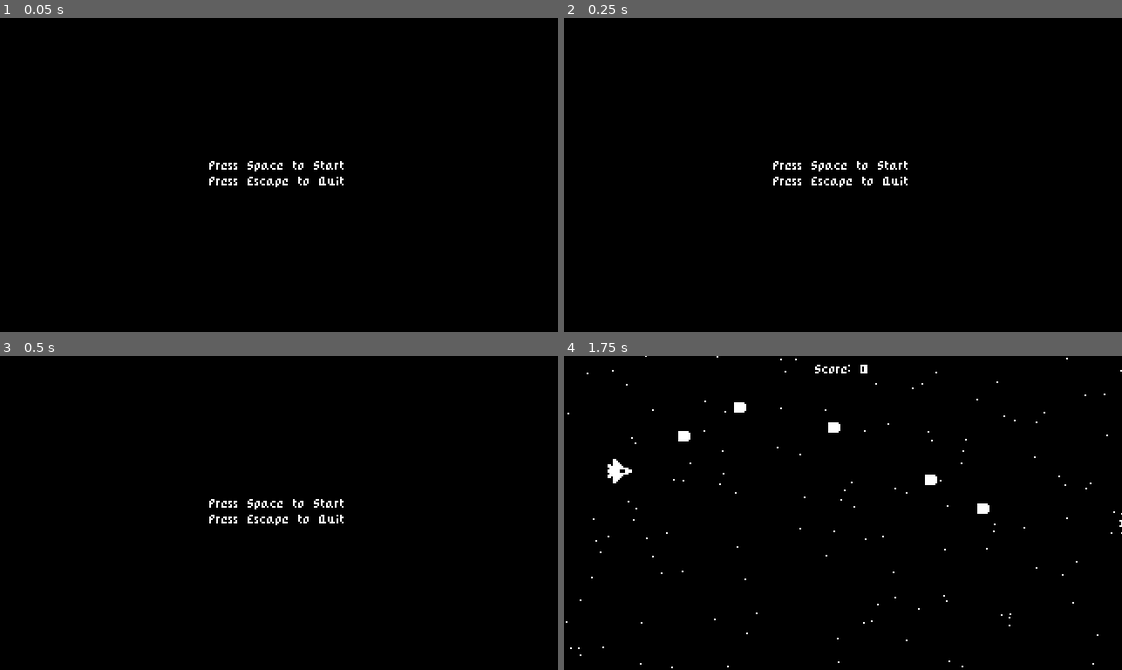
Above: before the commit, frames 1-4 (two rows, left to right).
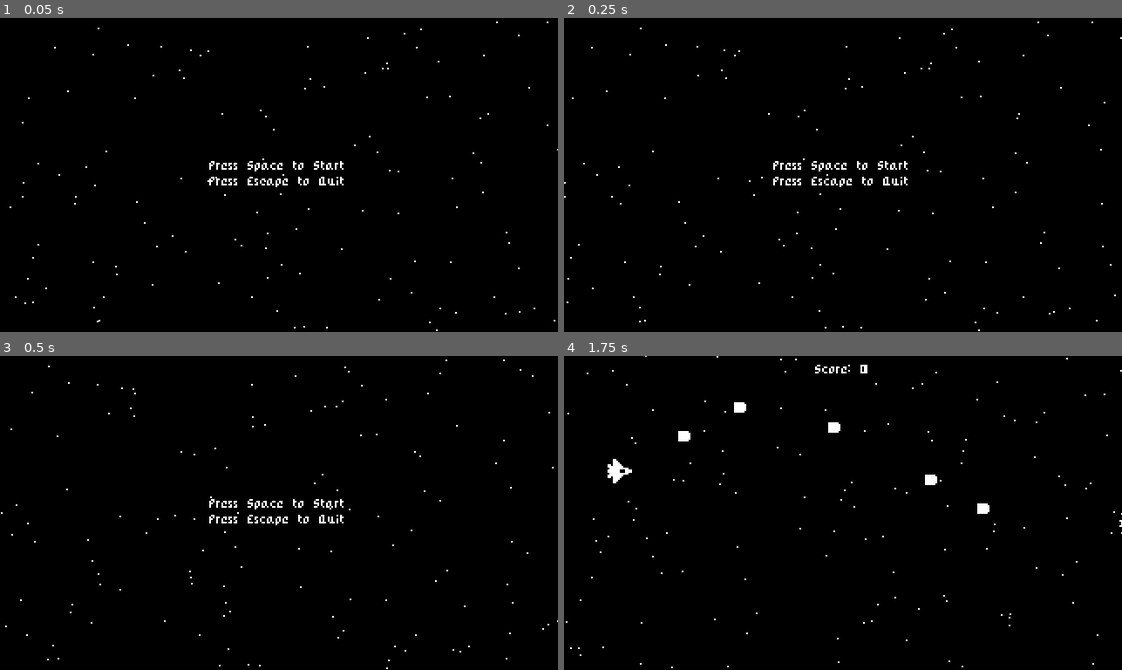
Above: after the commit, the same moments.

Repository: jonaskinnvall/space-shooter-godot-4
Game: Godot game, scene res://start_menu.tscn
Two runs of this game, one before a commit and one after it. Both use one fixed random seed, a clock stepped at 60 frames per second and the inputs below.
Inputs:
- Up to frame 1 (0.05 s): no input
- Up to frame 2 (0.25 s): no input
- Up to frame 3 (0.5 s): no input
- Up to frame 4 (1.75 s): tap Space at 0.5 s; hold Up (ui_up) 0.53-1.28 s; tap Enter (ui_accept) at 0.6, 0.77, 1.07, 1.35, 1.52 s; hold Down (ui_down) from 1.28 s (still down)

The runs differ from the first frame. In frame 1, 0.2% of the frame differs, in the area x 1-100%, y 1-100%; in frame 2, 0.2%, in the area x 0-100%, y 1-100%; in frame 3, 0.2%; in frame 4, nothing differs.

Commit message:
refactor: make star_particles a scene and reuse between scenes

Diff:
--- /dev/null
+++ b/star_particles.tscn
@@ -0,0 +1,14 @@
+[gd_scene format=3 uid="uid://blrbsw31tqohp"]
+
+[node name="StarParticles" type="CPUParticles2D"]
+position = Vector2(320, 90)
+amount = 200
+lifetime = 7.0
+preprocess = 7.0
+emission_shape = 3
+emission_rect_extents = Vector2(1, 90)
+direction = Vector2(-1, 2.08165e-12)
+spread = 0.0
+gravity = Vector2(2.08165e-12, 2.08165e-12)
+initial_velocity_min = 50.0
+initial_velocity_max = 100.0
--- a/start_menu.tscn
+++ b/start_menu.tscn
@@ -1,7 +1,8 @@
-[gd_scene load_steps=3 format=3 uid="uid://cb0rjmo7rclmw"]
+[gd_scene load_steps=4 format=3 uid="uid://cb0rjmo7rclmw"]
 
 [ext_resource type="Script" path="res://start_menu.gd" id="1_c4uny"]
 [ext_resource type="LabelSettings" uid="uid://be2us5grs7bkp" path="res://label_settings.tres" id="1_wuu5r"]
+[ext_resource type="PackedScene" uid="uid://blrbsw31tqohp" path="res://star_particles.tscn" id="3_yah6j"]
 
 [node name="StartMenu" type="ColorRect"]
 anchors_preset = 15
@@ -27,3 +28,5 @@
 label_settings = ExtResource("1_wuu5r")
 horizontal_alignment = 1
 vertical_alignment = 1
+
+[node name="StarParticles" parent="." instance=ExtResource("3_yah6j")]
--- a/world.tscn
+++ b/world.tscn
@@ -1,9 +1,10 @@
-[gd_scene load_steps=5 format=3 uid="uid://5bln10sh727g"]
+[gd_scene load_steps=6 format=3 uid="uid://5bln10sh727g"]
 
 [ext_resource type="Script" path="res://world.gd" id="1_bke21"]
 [ext_resource type="PackedScene" uid="uid://dmyou4rcpb6u8" path="res://ship.tscn" id="1_rmpkl"]
 [ext_resource type="PackedScene" uid="uid://cvvoe1ckuhco6" path="res://enemy_spawner.tscn" id="3_8ns3i"]
 [ext_resource type="LabelSettings" uid="uid://be2us5grs7bkp" path="res://label_settings.tres" id="4_g8cvr"]
+[ext_resource type="PackedScene" uid="uid://blrbsw31tqohp" path="res://star_particles.tscn" id="5_iicc0"]
 
 [node name="World" type="Node2D"]
 script = ExtResource("1_bke21")
@@ -29,15 +30,4 @@
 horizontal_alignment = 1
 vertical_alignment = 1
 
-[node name="StarParticles" type="CPUParticles2D" parent="."]
-position = Vector2(320, 90)
-amount = 200
-lifetime = 7.0
-preprocess = 7.0
-emission_shape = 3
-emission_rect_extents = Vector2(1, 90)
-direction = Vector2(-1, 2.08165e-12)
-spread = 0.0
-gravity = Vector2(2.08165e-12, 2.08165e-12)
-initial_velocity_min = 50.0
-initial_velocity_max = 100.0
+[node name="StarParticles" parent="." instance=ExtResource("5_iicc0")]
